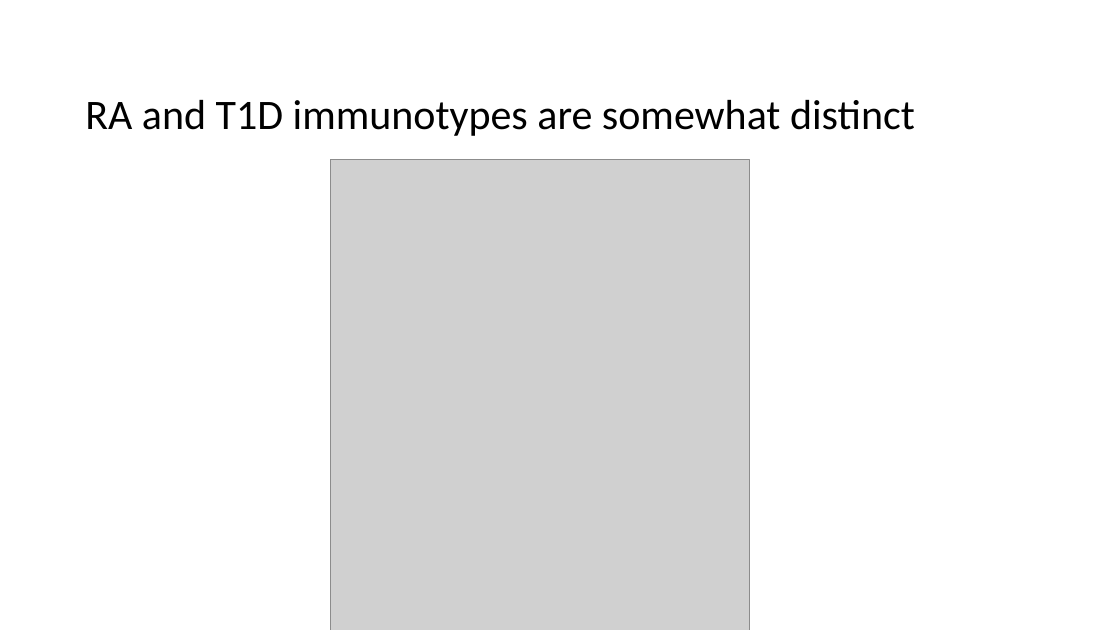
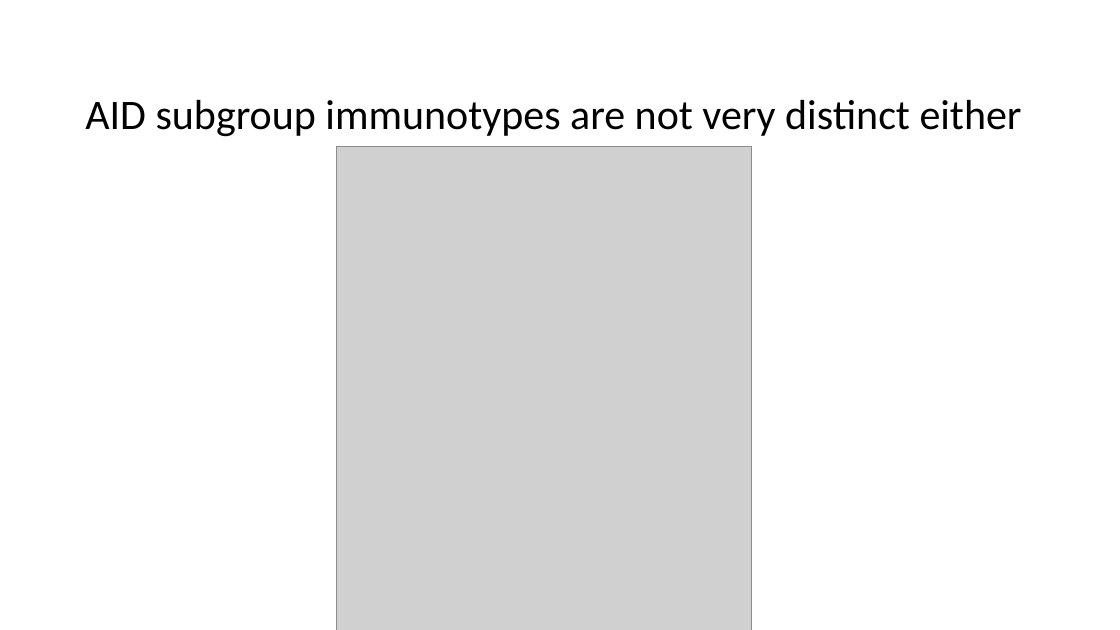
Before and after one commit to tybottorff/bottorffdocs, a slide deck: slide 4 of presentations/NCI_talks/2024_10_23.pptx (slide 3 before the commit). Drawn at 1120x630 pixels with LibreOffice and Linux fonts; fonts in the diff are those of the drawing; grey boxes stand for pictures. Boxes give left, top, right and bottom in pixels: in the first picture for what was removed or moved away, otherwise in the second. Text is boxed around its words. In the diff, an @@ line names an element or a change of style, - is before the commit and + after.

```diff
--- a/presentations/NCI_talks/2024_10_23.pptx
+++ b/presentations/NCI_talks/2024_10_23.pptx
@@ title at [85, 100, 1022, 137]: text changed @@
-RA and T1D immunotypes are somewhat distinct
+AID subgroup immunotypes are not very distinct either
@@ picture: place and size @@
-picture at [331, 159, 749, 630]
+picture at [336, 147, 752, 630]
```
Also in this commit, not shown: 5 other slides changed, 2 slides added.
